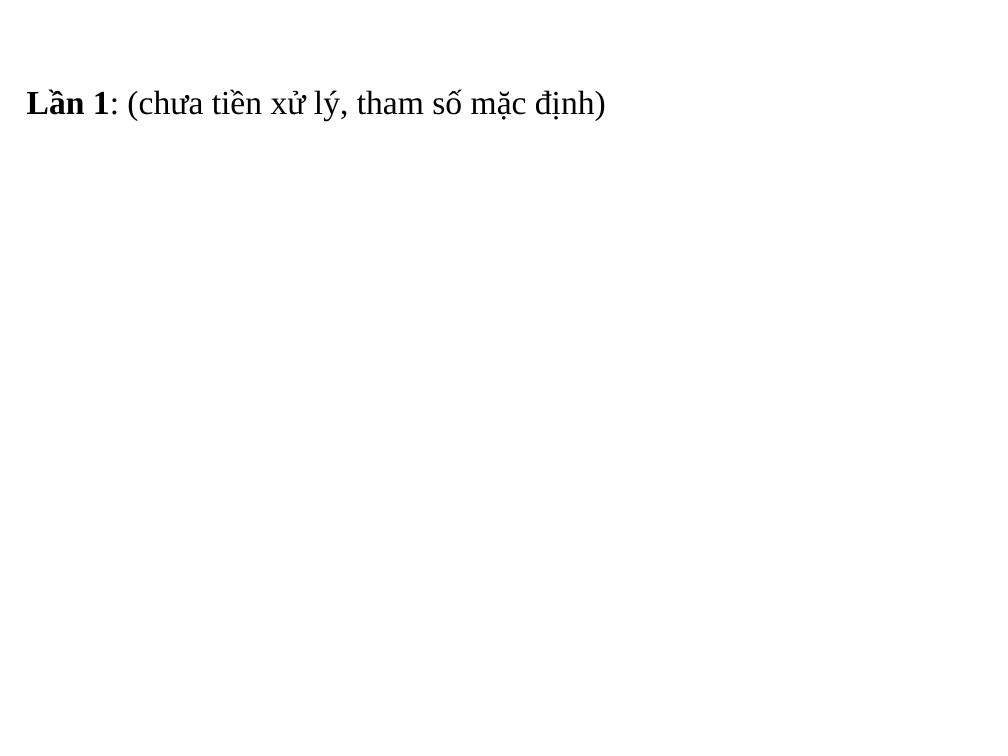
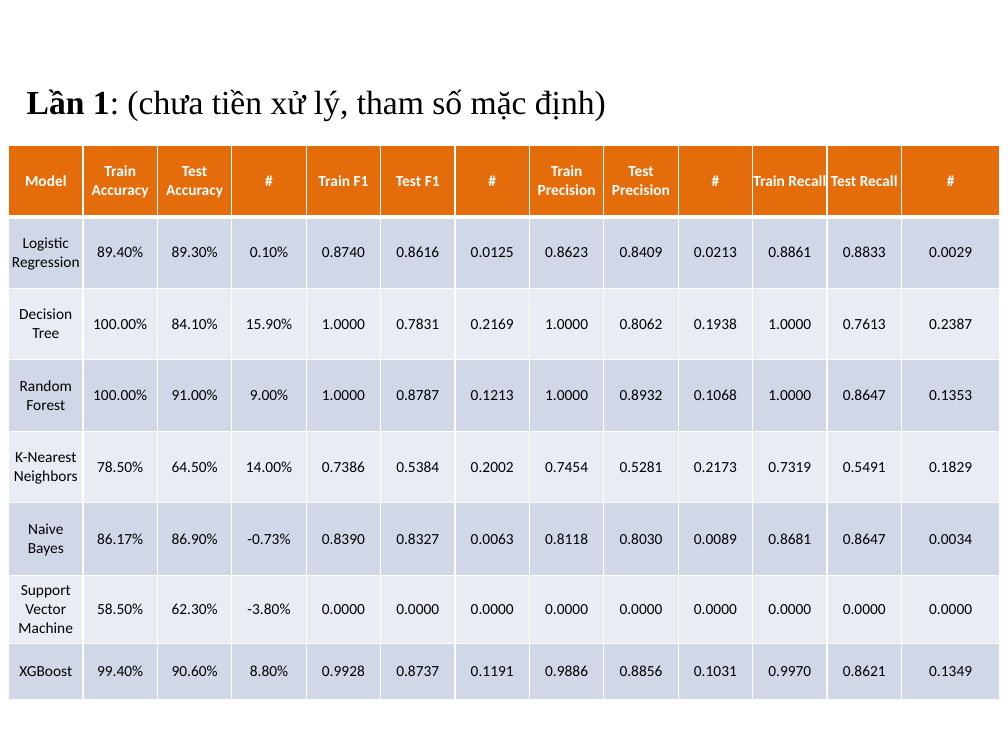
Before and after one commit to VietHung3004/Project_2, a slide deck: slide 12 of cnpm pdf.pptx. Drawn at 1008x756 pixels with LibreOffice and Linux fonts; fonts in the diff are those of the drawing; background and template pictures are left out. Boxes give left, top, right and bottom in pixels: in the first picture for what was removed or moved away, otherwise in the second. Text is boxed around its words. In the diff, an @@ line names an element or a change of style, - is before the commit and + after.

```diff
--- a/cnpm pdf.pptx
+++ b/cnpm pdf.pptx
@@ table added at [9,145,1003,700], 8 rows, 13 columns @@
+Model | Train Accuracy | Test Accuracy | # | Train F1 | Test F1 | # | Train Precision | Test Precision | # | Train Recall | Test Recall | #
+Logistic Regression | 89.40% | 89.30% | 0.10% | 0.8740 | 0.8616 | 0.0125 | 0.8623 | 0.8409 | 0.0213 | 0.8861 | 0.8833 | 0.0029
+Decision Tree | 100.00% | 84.10% | 15.90% | 1.0000 | 0.7831 | 0.2169 | 1.0000 | 0.8062 | 0.1938 | 1.0000 | 0.7613 | 0.2387
+Random Forest | 100.00% | 91.00% | 9.00% | 1.0000 | 0.8787 | 0.1213 | 1.0000 | 0.8932 | 0.1068 | 1.0000 | 0.8647 | 0.1353
+K-Nearest Neighbors | 78.50% | 64.50% | 14.00% | 0.7386 | 0.5384 | 0.2002 | 0.7454 | 0.5281 | 0.2173 | 0.7319 | 0.5491 | 0.1829
+Naive Bayes | 86.17% | 86.90% | -0.73% | 0.8390 | 0.8327 | 0.0063 | 0.8118 | 0.8030 | 0.0089 | 0.8681 | 0.8647 | 0.0034
+Support Vector Machine | 58.50% | 62.30% | -3.80% | 0.0000 | 0.0000 | 0.0000 | 0.0000 | 0.0000 | 0.0000 | 0.0000 | 0.0000 | 0.0000
+XGBoost | 99.40% | 90.60% | 8.80% | 0.9928 | 0.8737 | 0.1191 | 0.9886 | 0.8856 | 0.1031 | 0.9970 | 0.8621 | 0.1349
```
Also in this commit, not shown: 5 slides added, 13 slides removed, 6 other files.
